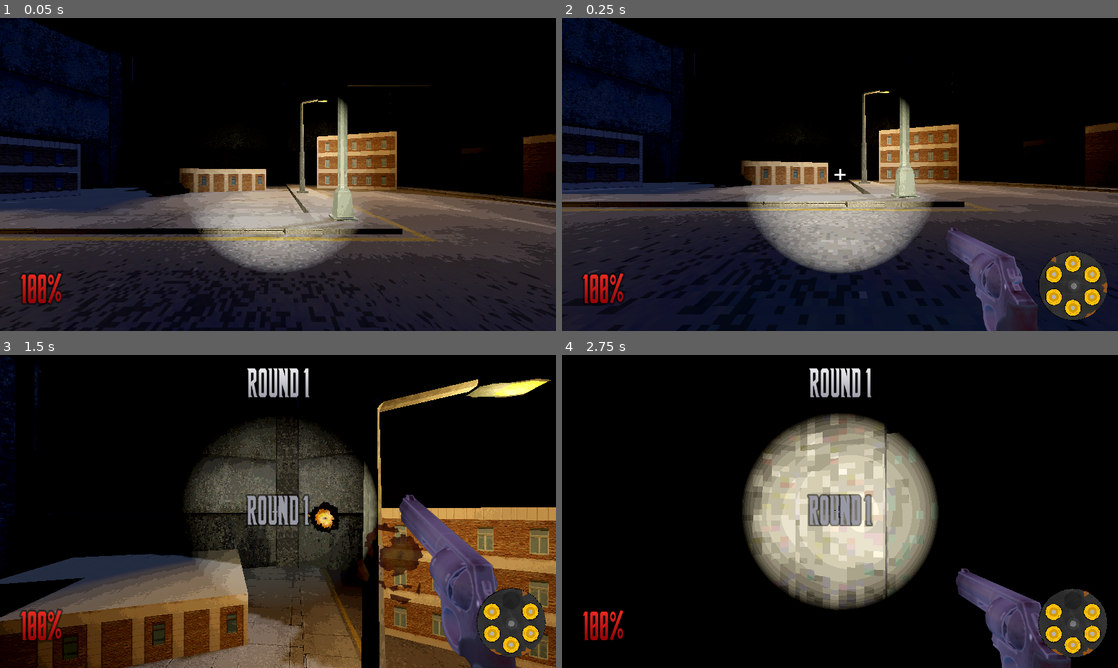
Above: before the commit, frames 1-4 (two rows, left to right).
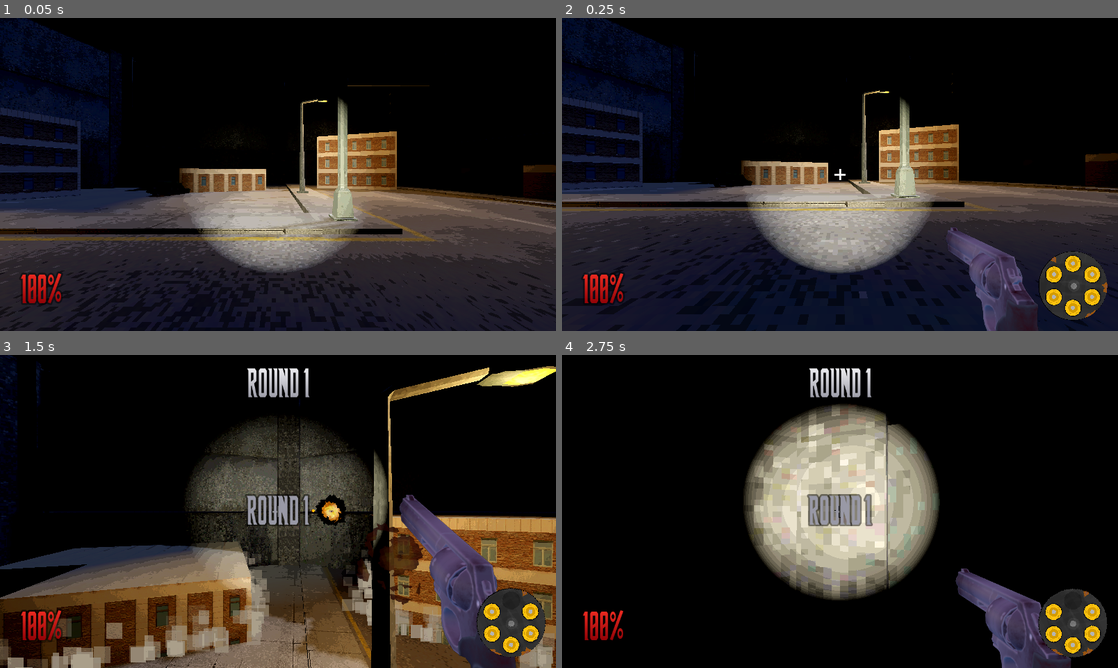
Above: after the commit, the same moments.

Repository: goob30/hackclub-haven
Game: Godot game, scene res://scenes/main.tscn
Two runs of this game, one before a commit and one after it. Both use one fixed random seed, a clock stepped at 60 frames per second and the inputs below. Sound files missing from this copy of the repository are replaced by a short silence.
Inputs (mouse positions are in pixels of both pictures, inside the frame that each line leads up to):
- Up to frame 1 (0.05 s): no input
- Up to frame 2 (0.25 s): no input
- Up to frame 3 (1.5 s): move the mouse to (305, 511) at 0.52 s; hold W (move_forward) from 0.53 s (still down); tap Space (jump) at 0.6, 0.77, 1.07 s; move the mouse to (250, 511) at 1.27 s; click (250, 511) at 1.35 s
- Up to frame 4 (2.75 s): keep holding W (move_forward); tap Space (jump) at 1.52, 1.55, 1.82, 2.3 s; move the mouse to (851, 505) at 2.02 s; hold F (parry) from 2.03 s (still down)

The runs differ from the first frame. In frame 1, 0.6% of the frame differs, in the area x 0-100%, y 28-57%; in frame 2, 0.6%; in frame 3, 27%, in the area x 0-100%, y 0-100%; in frame 4, 8.4%.

Commit message:
Building shift each round with dust and shake, drone texture, shoot sound, fixes

Diff:
--- a/DroneFly.tscn
+++ b/DroneFly.tscn
@@ -1,10 +1,13 @@
 [gd_scene format=4 uid="uid://bxckp0ipkms0s"]
 
 [ext_resource type="Script" uid="uid://b6udw8uhlp4ei" path="res://objects/rootEnemy.gd" id="1_y105q"]
+[ext_resource type="Texture2D" path="res://sprites/drone_texture.png" id="2_dronetex"]
 
 [sub_resource type="StandardMaterial3D" id="StandardMaterial3D_kgqf3"]
 resource_name = "01 - Default"
-vertex_color_use_as_albedo = true
+albedo_texture = ExtResource("2_dronetex")
+texture_filter = 0
+uv1_scale = Vector3(4, 4, 4)
 
 [sub_resource type="ArrayMesh" id="ArrayMesh_y105q"]
 _surfaces = [{
--- a/arena/coliseum.gd
+++ b/arena/coliseum.gd
@@ -82,17 +82,32 @@
 
 var _dirty := false
 
-func randomize_building_heights() -> void:
+# Target world Y for every building, keeping each roof within jump reach
+func pick_building_heights() -> Array[float]:
 	randomize()
 	var ground := global_position.y
 	var reach := _max_jump_height()
+	var targets: Array[float] = []
 	for i in range(BUILDING_NODES.size()):
 		var node: Node3D = BUILDING_NODES[i]
-		node.global_position.y = ground
-		var roof := _roof_y(node) - ground
+		var roof := _roof_y(node) - node.global_position.y
 		var min_k := maxi(0, ceili((roof - reach) / FLOOR_HEIGHT))
 		var max_k := maxi(min_k, BUILDING_FLOORS[i])
-		node.global_position.y = ground - randi_range(min_k, max_k) * FLOOR_HEIGHT
+		var current := roundi((ground - node.global_position.y) / FLOOR_HEIGHT)
+		var options: Array[int] = []
+		for k in range(min_k, max_k + 1):
+			if k != current:
+				options.append(k)
+		if options.is_empty():
+			options.append(min_k + 1 if current == min_k else min_k)
+		targets.append(ground - options[randi() % options.size()] * FLOOR_HEIGHT)
+	return targets
+
+
+func randomize_building_heights() -> void:
+	var targets := pick_building_heights()
+	for i in range(BUILDING_NODES.size()):
+		(BUILDING_NODES[i] as Node3D).global_position.y = targets[i]
 
 
 func _roof_y(node: Node3D) -> float:
--- a/objects/demon_enemy.gd
+++ b/objects/demon_enemy.gd
@@ -106,7 +106,7 @@
 	_muzzle_particles.global_position = pos
 	_muzzle_particles.restart()
 	_muzzle_particles.emitting = true
-	Audio.play("sounds/enemy_attack.ogg")
+	Audio.play("sounds/enemy_shoot.wav")
 
 
 func damage(amount: int) -> void:
--- a/objects/rootEnemy.gd
+++ b/objects/rootEnemy.gd
@@ -118,7 +118,7 @@
 	muzzle_particles.emitting = true
 	muzzle_particles.restart()
 
-	Audio.play("sounds/enemy_attack.ogg")
+	Audio.play("sounds/enemy_shoot.wav")
 
 
 func damage(_amount: int) -> void:
--- a/scripts/round_manager.gd
+++ b/scripts/round_manager.gd
@@ -17,6 +17,10 @@
 const ROUND_DELAY := 1.0
 const BANNER_TIME := 2.0
 const SPAWN_SHAKE := 0.8
+const SHIFT_TIME := 2.0
+const SHIFT_SHAKE := 3.0
+const DUST_LIFETIME := 0.6
+const DUST_COLOR := Color(0.5, 0.46, 0.4)
 const MIN_PLAYER_DISTANCE := 12.0
 const CLEARANCE_RADIUS := 0.8
 const SPAWN_ATTEMPTS := 60
@@ -26,6 +30,7 @@
 const ARROW_PIXEL_SIZE := 0.0015
 
 static var _arrow_tex: ImageTexture
+static var _dust_mesh: QuadMesh
 
 var round_number := 0
 var _waiting := false
@@ -57,7 +62,8 @@
 	var player = get_tree().get_first_node_in_group("player")
 	if player and player.has_method("reload_weapon"):
 		player.reload_weapon()
-	await get_tree().create_timer(BANNER_TIME, false).timeout
+	_shift_buildings(player)
+	await get_tree().create_timer(maxf(BANNER_TIME, SHIFT_TIME), false).timeout
 	_banner.visible = false
 	var budget := round_number + BASE_BUDGET
 	while budget > 0:
@@ -72,6 +78,102 @@
 	if player:
 		player.shake = SPAWN_SHAKE
 	_waiting = false
+
+
+# Buildings slide to new heights while dust pours off their base and the camera shakes
+func _shift_buildings(player: Node) -> void:
+	var arena := get_tree().get_first_node_in_group("arena") as Coliseum
+	if arena == null:
+		return
+	var targets := arena.pick_building_heights()
+	var ground_y := arena.global_position.y + 0.15
+	var tween := create_tween().set_parallel(true)
+	for i in arena.BUILDING_NODES.size():
+		var b: Node3D = arena.BUILDING_NODES[i]
+		if absf(targets[i] - b.global_position.y) < 0.05:
+			continue
+		_add_dust(b, ground_y)
+		tween.tween_property(b, "global_position:y", targets[i], SHIFT_TIME).set_trans(Tween.TRANS_SINE).set_ease(Tween.EASE_IN_OUT)
+	if player:
+		tween.tween_method(func(t: float): player.shake = SHIFT_SHAKE * (1.0 - t * t), 0.0, 1.0, SHIFT_TIME)
+
+
+func _add_dust(b: Node3D, ground_y: float) -> void:
+	var box := AABB()
+	var first := true
+	var inv := b.global_transform.affine_inverse()
+	for mi in b.find_children("*", "MeshInstance3D", true, false):
+		var local: AABB = (inv * (mi as MeshInstance3D).global_transform) * (mi as MeshInstance3D).get_aabb()
+		box = local if first else box.merge(local)
+		first = false
+	if first:
+		return
+
+	var yaw := Basis(Vector3.UP, b.global_basis.orthonormalized().get_euler().y)
+	var sx := b.global_basis.x.length()
+	var sz := b.global_basis.z.length()
+	var c := box.get_center()
+	var hx := box.size.x * 0.5
+	var hz := box.size.z * 0.5
+	# [local center, half extents in world units]
+	var sides := [
+		[Vector3(c.x, 0, box.position.z), Vector3(hx * sx, 0.05, 0.2)],
+		[Vector3(c.x, 0, box.end.z), Vector3(hx * sx, 0.05, 0.2)],
+		[Vector3(box.position.x, 0, c.z), Vector3(0.2, 0.05, hz * sz)],
+		[Vector3(box.end.x, 0, c.z), Vector3(0.2, 0.05, hz * sz)],
+	]
+	for side in sides:
+		var pos: Vector3 = b.global_transform * side[0]
+		pos.y = ground_y
+		var ext: Vector3 = side[1]
+		var dust := GPUParticles3D.new()
+		dust.process_material = _dust_process(ext)
+		dust.draw_pass_1 = _get_dust_mesh()
+		dust.amount = clampi(int(maxf(ext.x, ext.z) * 30.0), 80, 800)
+		dust.lifetime = DUST_LIFETIME
+		dust.cast_shadow = GeometryInstance3D.SHADOW_CASTING_SETTING_OFF
+		dust.visibility_aabb = AABB(Vector3(-40, -10, -40), Vector3(80, 30, 80))
+		dust.emitting = true
+		add_child(dust)
+		dust.global_transform = Transform3D(yaw, pos)
+		get_tree().create_timer(SHIFT_TIME + DUST_LIFETIME + 0.5, false).timeout.connect(dust.queue_free)
+
+
+func _dust_process(extents: Vector3) -> ParticleProcessMaterial:
+	var m := ParticleProcessMaterial.new()
+	m.emission_shape = ParticleProcessMaterial.EMISSION_SHAPE_BOX
+	m.emission_box_extents = extents
+	m.direction = Vector3.UP
+	m.spread = 55.0
+	m.initial_velocity_min = 2.0
+	m.initial_velocity_max = 6.0
+	m.gravity = Vector3(0, -1.5, 0)
+	m.damping_min = 1.0
+	m.damping_max = 2.5
+	m.scale_min = 0.6
+	m.scale_max = 1.8
+	var g := Gradient.new()
+	g.set_color(0, Color(1, 1, 1, 0.9))
+	g.set_color(1, Color(1, 1, 1, 0.0))
+	var tex := GradientTexture1D.new()
+	tex.gradient = g
+	m.color_ramp = tex
+	return m
+
+
+func _get_dust_mesh() -> QuadMesh:
+	if _dust_mesh:
+		return _dust_mesh
+	var mat := StandardMaterial3D.new()
+	mat.shading_mode = BaseMaterial3D.SHADING_MODE_UNSHADED
+	mat.transparency = BaseMaterial3D.TRANSPARENCY_ALPHA
+	mat.vertex_color_use_as_albedo = true
+	mat.billboard_mode = BaseMaterial3D.BILLBOARD_ENABLED
+	mat.albedo_color = DUST_COLOR
+	_dust_mesh = QuadMesh.new()
+	_dust_mesh.size = Vector2(0.5, 0.5)
+	_dust_mesh.material = mat
+	return _dust_mesh
 
 
 func _spawn(kind: Kind) -> void:
@@ -171,7 +273,9 @@
 		if not space.intersect_shape(shape, 1).is_empty():
 			continue
 		return pos
-	return null if roof_only else fallback
+	if roof_only:
+		return null
+	return fallback
 
 
 func _build_label() -> void:
Not shown: 1 places in scenes/main.tscn that only renumber resources
Not shown, added: sounds/enemy_shoot.wav.import
Binary file added: sprites/drone_texture.png
Not shown, added: sprites/drone_texture.png.import
Not shown, added: sounds/enemy_shoot.wav
